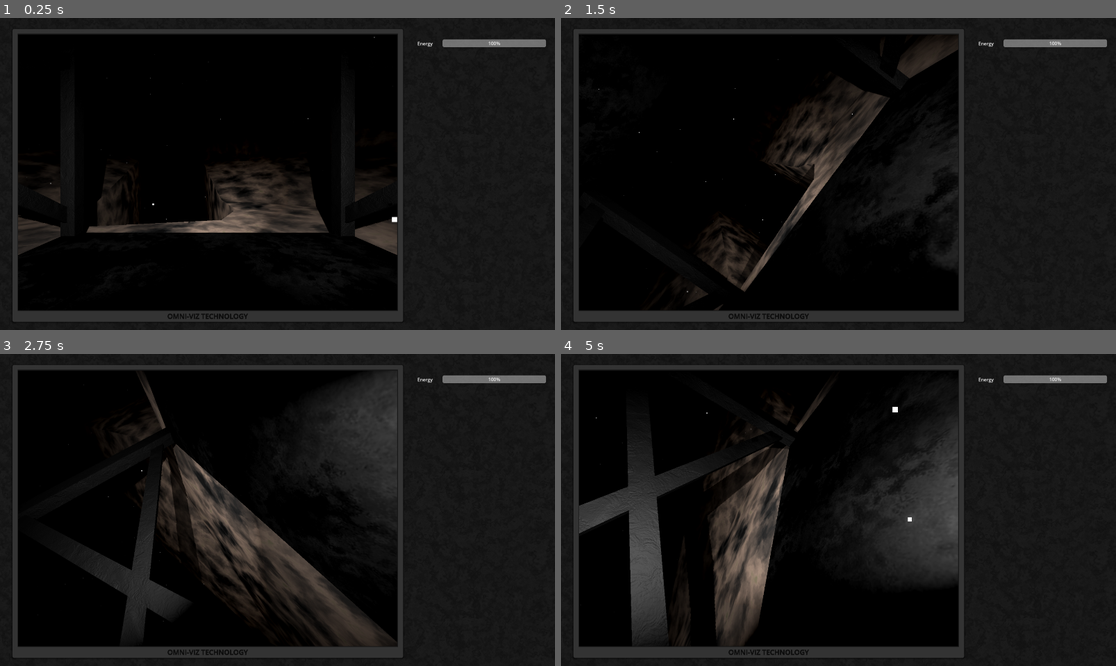
Above: before the commit, frames 1-4 (two rows, left to right).
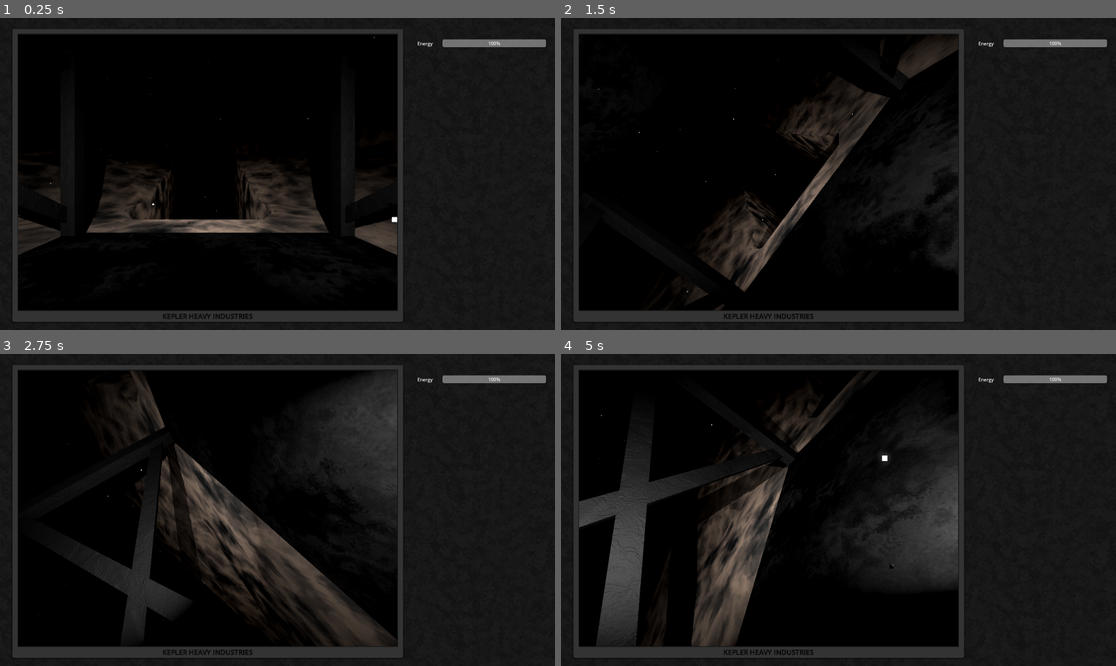
Above: after the commit, the same moments.

Repository: AlnisS/mines-of-enceladus
Game: Godot game, scene res://main.tscn
Two runs of this game, one before a commit and one after it. Both use one fixed random seed, a clock stepped at 60 frames per second and the inputs below.
Inputs:
- Up to frame 1 (0.25 s): no input
- Up to frame 2 (1.5 s): tap Enter at 0.5 s; hold E (rov_roll_right) 0.53-1.28 s; hold Shift (rov_translate_sprint) 0.53-1.28 s; hold W (rov_pitch_down) from 1.28 s (still down); tap Shift (rov_translate_sprint) at 1.35 s
- Up to frame 3 (2.75 s): release W (rov_pitch_down) at 2.03 s; hold E (rov_roll_right) from 2.03 s (still down); hold Shift (rov_translate_sprint) from 2.03 s (still down)
- Up to frame 4 (5 s): release E (rov_roll_right) at 2.78 s; release Shift (rov_translate_sprint) at 2.78 s; hold S (rov_pitch_up) 2.78-3.53 s; tap Shift (rov_translate_sprint) at 2.85, 4.35 s; hold Shift (rov_translate_sprint) 3.53-4.28 s; hold Q (rov_roll_left) from 3.53 s (still down)

The runs differ from the first frame. In frame 1, 2.1% of the frame differs, in the area x 3-67%, y 46-97%; in frame 2, 2.2%; in frame 3, 1.0%; in frame 4, 9.9%, in the area x 3-72%, y 6-97%.

Commit message:
Misc adjustments

Diff:
--- a/main.tscn
+++ b/main.tscn
@@ -40,6 +40,9 @@
 shadow_size = 4
 shadow_offset = Vector2(0, 1)
 
+[sub_resource type="PhysicsMaterial" id="PhysicsMaterial_7mycd"]
+friction = 0.4
+
 [sub_resource type="BoxShape3D" id="BoxShape3D_7dm0k"]
 size = Vector3(0.6, 0.5, 0.7)
 
@@ -131,7 +134,7 @@
 theme_override_constants/shadow_offset_y = -1
 theme_override_constants/shadow_outline_size = 1
 theme_override_font_sizes/font_size = 24
-text = "OMNI-VIZ TECHNOLOGY"
+text = "KEPLER HEAVY INDUSTRIES"
 horizontal_alignment = 1
 vertical_alignment = 2
 
@@ -156,6 +159,7 @@
 unique_name_in_owner = true
 transform = Transform3D(1, 0, 0, 0, 1, 0, 0, 0, 1, 0, 0, 0.6220856)
 collision_layer = 3
+physics_material_override = SubResource("PhysicsMaterial_7mycd")
 gravity_scale = 0.0
 linear_damp = 2.0
 angular_damp = 2.0
--- a/things/site/site.gd
+++ b/things/site/site.gd
@@ -13,7 +13,7 @@
 	await get_tree().physics_frame
 
 	seed(42)
-	for i in range(30):
+	for i in range(100):
 
 		for j in range(10000):
 			var candidate = p0 + ps * Vector3(randf(), randf(), randf())
--- a/things/site/site.tscn
+++ b/things/site/site.tscn
@@ -59,7 +59,7 @@
 size = Vector3(5, 15.877563, 13.314941)
 
 [node name="Tunnel6" parent="CSGCombiner3D" instance=ExtResource("1_0aet1")]
-transform = Transform3D(-0.11799502, -0.99019885, 0.07472056, 0.76722914, -0.043136783, 0.6399207, -0.6304258, 0.13283527, 0.76479965, 0.39363468, 2.6774533, -0.8251538)
+transform = Transform3D(-4.371139e-08, -0.9999999, 0, 0.76604444, -3.3484863e-08, 0.64278764, -0.6427876, 2.8097134e-08, 0.76604456, 0.89693975, 2.6774533, -0.8251538)
 type = 0
 length = 20.0
 
Not shown: 1 places in main.tscn that only renumber resources
